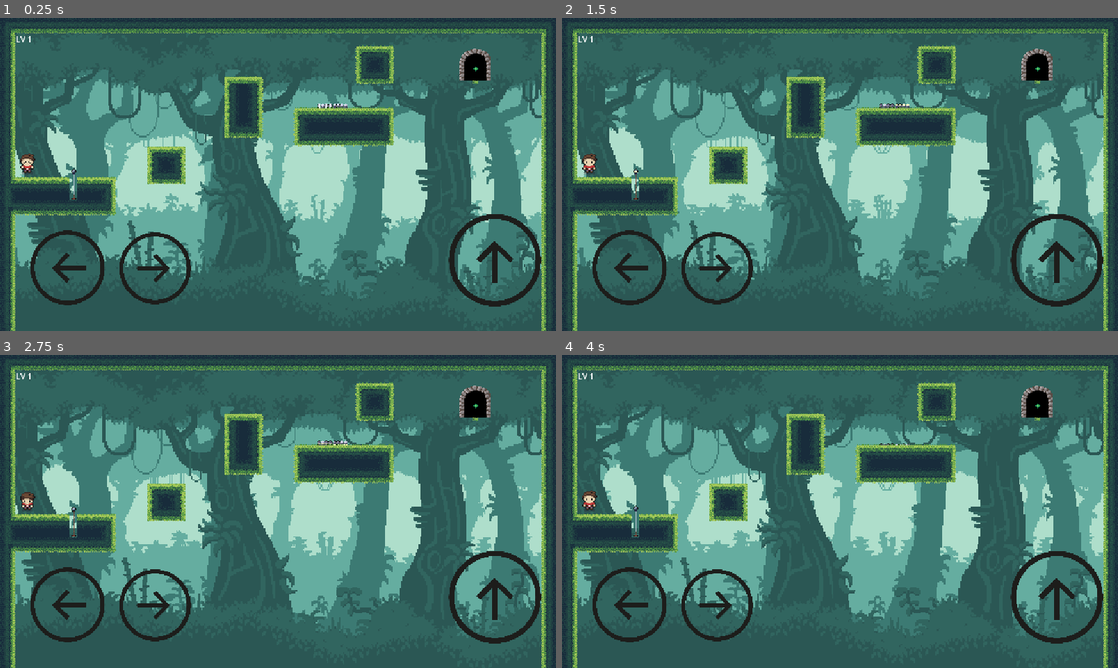
Above: before the commit, frames 1-4 (two rows, left to right).
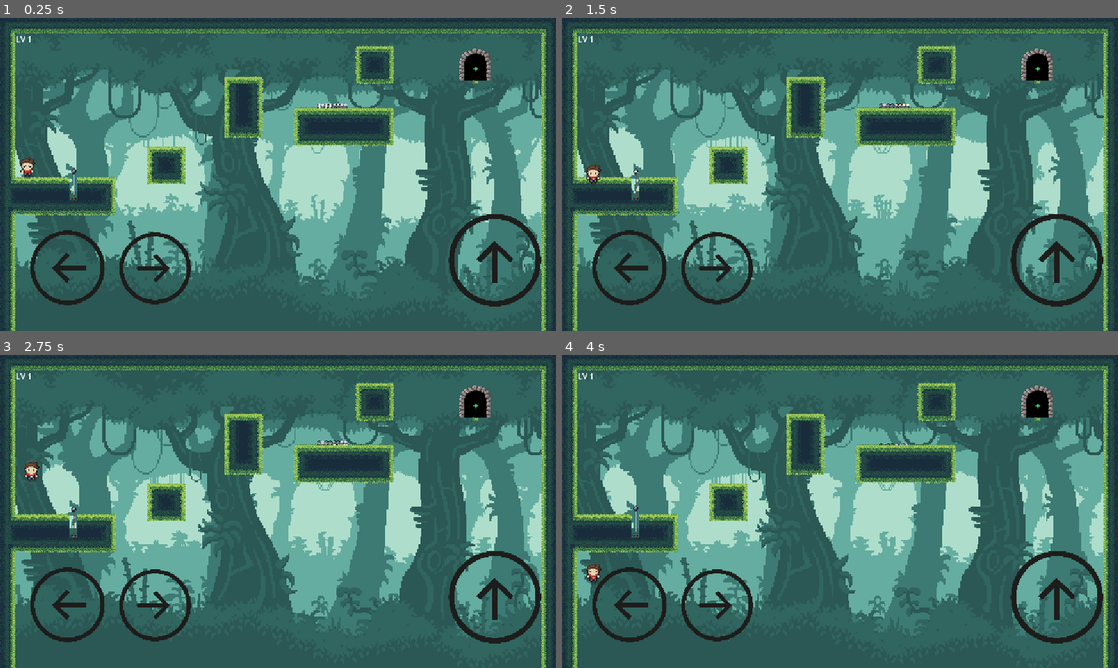
Above: after the commit, the same moments.

Repository: Tad-Min/Troll_Demo_Project-Godot-
Game: Godot game, scene res://scenes/Level/Lv1.tscn
Same seed, same stepped clock (60 frames per second), same inputs: the game is played once before the commit and once after it.
Inputs:
- Up to frame 1 (0.25 s): no input
- Up to frame 2 (1.5 s): hold D (move_right) from 0.53 s (still down); tap X (die) at 0.6 s; tap Space (jump) at 0.77, 0.8, 1.07, 1.35 s
- Up to frame 3 (2.75 s): tap Space (jump) at 1.52, 1.82, 2.3 s; tap X (die) at 1.55, 2.1 s; release D (move_right) at 2.03 s; hold A (move_left) from 2.03 s (still down)
- Up to frame 4 (4 s): release A (move_left) at 2.78 s; hold D (move_right) from 2.78 s (still down); tap X (die) at 2.85 s; tap Space (jump) at 3.02, 3.32, 3.6, 3.77 s

The runs differ from the first frame. In frame 1, 0.2% of the frame differs, in the area x 3-7%, y 43-52%; in frame 2, 0.2%; in frame 3, 0.2%; in frame 4, 0.3%, in the area x 3-8%, y 43-74%.

Commit message:
Fix traps + fix movement + fix "tryagain"

Diff:
--- a/scenes/GameOver.gd
+++ b/scenes/GameOver.gd
@@ -1,4 +1,11 @@
 extends Button
 
 func _pressed():
-	get_tree().change_scene_to_file("res://scenes/Level/Lv1.tscn")
+	var last_level = get_tree().get_meta("last_level", "")
+	print("last level is: ")
+	print(last_level)
+	if last_level != "":
+		get_tree().change_scene_to_file(last_level)
+	else:
+		push_error("No last_level meta found! Reloading default Lv1.")
+		get_tree().change_scene_to_file("res://scenes/Level/Lv1.tscn")
--- a/scenes/Level/Lv1.tscn
+++ b/scenes/Level/Lv1.tscn
@@ -1472,8 +1472,6 @@
 [node name="Player" parent="." instance=ExtResource("6_oskok")]
 position = Vector2(56, 320)
 scale = Vector2(2, 2)
-speed = 100.0
-jump_velocity = -400.0
 
 [node name="Manager" parent="." instance=ExtResource("8_215dr")]
 
--- a/scenes/Level/Lv2.tscn
+++ b/scenes/Level/Lv2.tscn
@@ -1468,8 +1468,6 @@
 [node name="Player" parent="." instance=ExtResource("7_vyjv3")]
 position = Vector2(48, 320)
 scale = Vector2(2, 2)
-speed = 100.0
-jump_velocity = -400.0
 
 [node name="Portal" parent="." instance=ExtResource("6_g4q3r")]
 position = Vector2(960, 344)
--- a/scripts/manager.gd
+++ b/scripts/manager.gd
@@ -3,12 +3,35 @@
 func _ready() -> void:
 	print("Manager ready!")
 
-	# safer way: find by absolute path or by group
+	# connect to portal
 	var portal = get_node_or_null("../Portal")
 	if portal:
 		portal.connect("player_entered", Callable(self, "on_portal_entered"))
 	else:
 		push_error("Portal not found! Check your node path or name.")
 
+	# connect to player
+	var player = get_node_or_null("../Player")
+	if player:
+		player.connect("died", Callable(self, "on_player_died"))
+	else:
+		push_error("Player not found! Check your node path or name.")
+
 func on_portal_entered() -> void:
 	print("Manager: Portal entered, level completed...")
+
+func on_player_died() -> void:
+	print("Manager: Player died → going to game over...")
+	_go_to_game_over()
+
+func _go_to_game_over() -> void:
+	print("Manager: game is over!")
+	await get_tree().create_timer(1.0).timeout
+
+	# Store the current level path before changing
+	var current_scene = get_tree().current_scene
+	if current_scene:
+		get_tree().set_meta("last_level", current_scene.scene_file_path)
+		print(get_tree().get_meta("last_level", current_scene.scene_file_path))
+
+	get_tree().change_scene_to_file("res://scenes/GameOver.tscn")
--- a/scripts/player.gd
+++ b/scripts/player.gd
@@ -1,12 +1,13 @@
 extends CharacterBody2D
 
+signal died
 
-@export var speed: float #Change in Inspector
-@export var jump_velocity: float #Change in Inspector
+@export var speed: float = 100.0
+@export var jump_velocity: float = -400.0
 const GRAVITY : int = 4200
 var last_direction = 0
 var lr_anim : bool = true
-var is_trapped = false
+
 var is_dead: bool = false
 const MAX_AIR_JUMPS = 1   # only 1 allowed in air
 var air_jump_done = 0
@@ -37,14 +38,8 @@
 				velocity.y = jump_velocity
 				air_jump_done+=1
 				$JumpSound.play()
-	if position.y > 900 and not is_dead:
-		is_dead = true
-		$Cursing.play()
-		call_deferred("change_scene")
-func change_scene_after_death():
-	await get_tree().create_timer(1.0).timeout
-	get_tree().change_scene_to_file("res://scenes/GameOver.tscn")
-
+	if position.y > 900:
+		emit_signal("died")
 
 
 
@@ -97,28 +92,3 @@
 	$DeathSound.play()
 	print("Player died")
 	return true
-
-
-func take_damage(trap_type: String) -> void:
-	if is_trapped:
-		return
-	is_trapped = true
-
-	match trap_type:
-		"spike":
-			velocity.y = -400
-			velocity.x = 0
-			print("Player dính Spike!")
-			$DeathSound.play()
-		"spear":
-			velocity.y = -400
-			velocity.x = 0
-			print("Player dính Spear!")
-			$DeathSound.play()
-
-	# turn off collider
-	for child in get_children():
-		if child is CollisionShape2D:
-			child.disabled = true
-	collision_layer = 0
-	collision_mask = 0
--- a/scripts/spear.gd
+++ b/scripts/spear.gd
@@ -5,7 +5,6 @@
 	$AnimatedSprite2D.play("Spear")
 
 func _on_area_2d_body_entered(body: Node2D) -> void:
-	if body.name == "Player":
-		print("Player get Speared")
-		if body.has_method("take_damage"):
-			body.take_damage("spear")
+	if body.is_in_group("Player"):
+		if body.has_method("die"):  # make sure the player has die() function
+			body.die()
Not shown: 1 places in scenes/GameOver.tscn that only renumber resources
Not shown: 1 places in scenes/Level/Lv1.tscn that only renumber resources
Not shown: 1 places in scenes/Level/Lv2.tscn that only renumber resources
Not shown: 1 places in scenes/Trap/Spear.tscn that only renumber resources
Not shown: 1 places in scenes/Trap/spike.tscn that only renumber resources
Not shown: 1 places in scenes/game.tscn that only renumber resources
Not shown: 1 places in scenes/manager.tscn that only renumber resources
